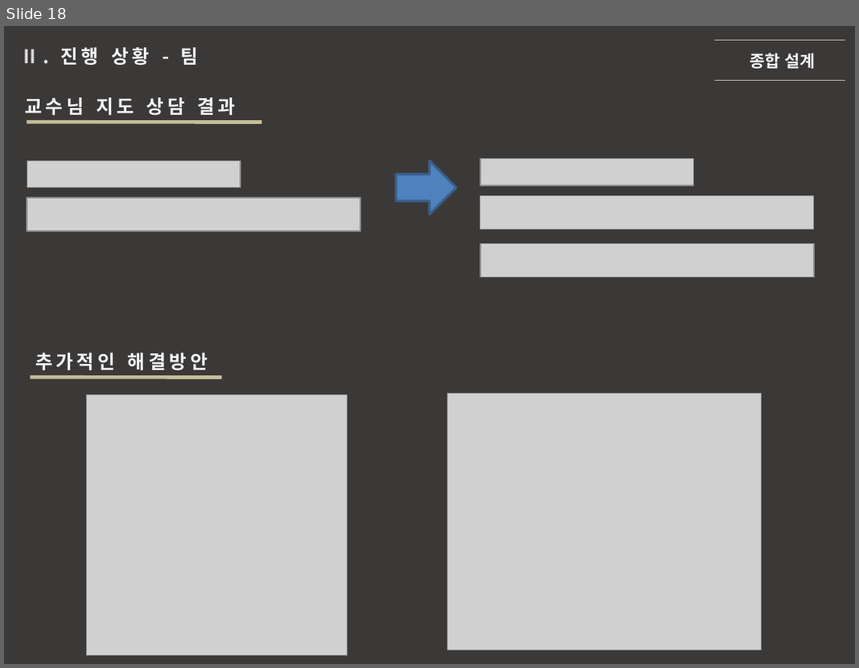
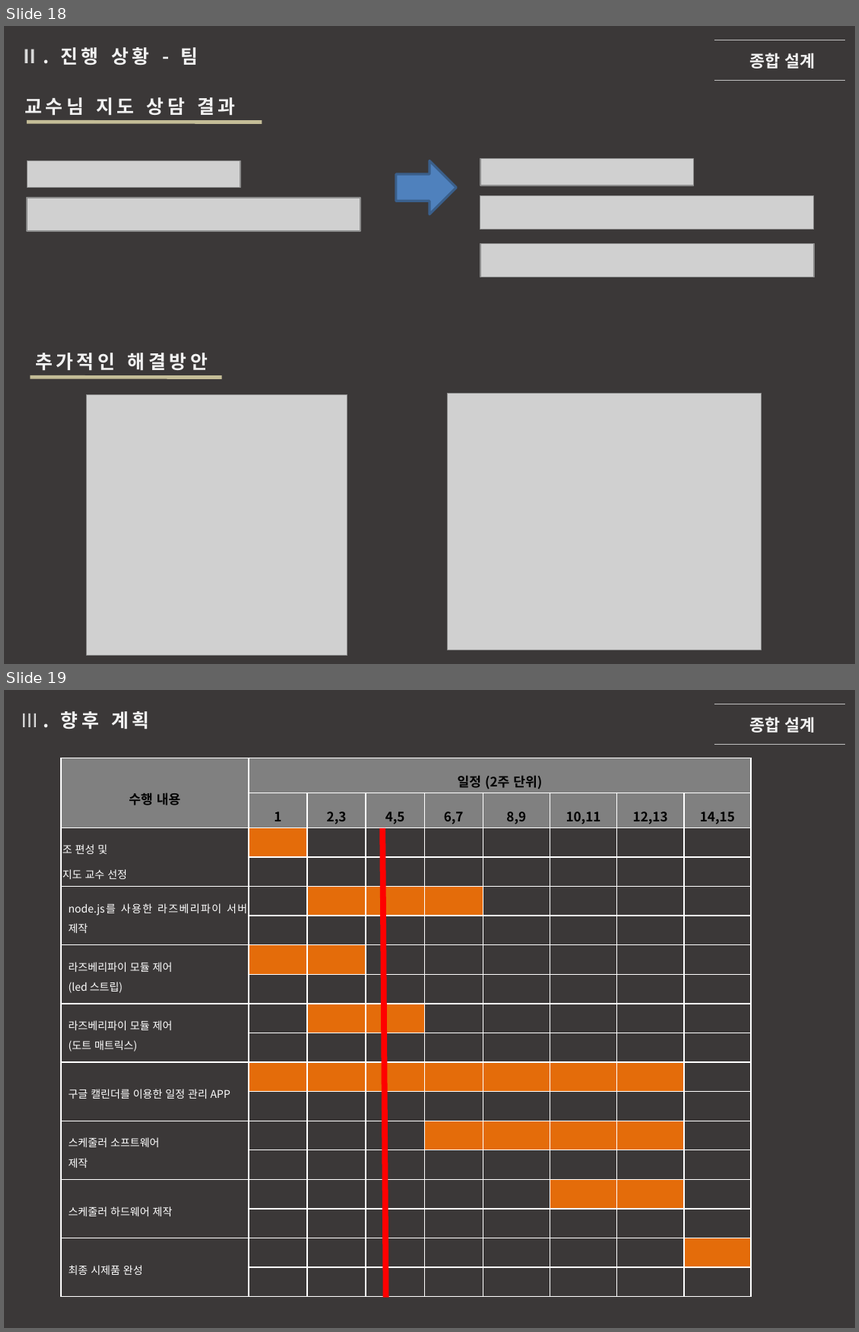
Before and after one commit to SekyuShin/FinalProject_saveFile, a slide deck: weeks_3/190327 종합설계 신세규_초안.pptx. Shown one above the other, each under a label of ours: slide 18 before the commit, slides 18 and 19 after it. The pictures are 859x668 and 859x1332 pixels, drawn with LibreOffice and Linux fonts; fonts in the diff are those of the drawing; grey boxes stand for pictures. Boxes give left, top, right and bottom in pixels: in the first picture for what was removed or moved away, otherwise in the second. Text is boxed around its words. In the diff, an @@ line names an element or a change of style, - is before the commit and + after.

Commit message:
weeks_3 proposal add to plan

```diff
--- a/weeks_3/190327 종합설계 신세규_초안.pptx
+++ b/weeks_3/190327 종합설계 신세규_초안.pptx
@@ slide 19 added at box(4, 690, 855, 1328), background #3B3838 @@
@@ text added at box(21, 711, 149, 729), 16 pt, text #F2F2F2, bold @@
+Ⅲ. 향후 계획
@@ line added from (715, 704) to (845, 704), #BFBFBF 0.75 pt @@
@@ text added at box(750, 717, 815, 733), 14 pt, text #F2F2F2, bold @@
+종합 설계
@@ line added from (715, 745) to (845, 745), #BFBFBF 0.75 pt @@
@@ table added at box(61, 758, 753, 1298), 18 rows, 9 columns @@
+수행 내용 | 일정 (2주 단위) |  |  |  |  |  |  | 
+ | 1 | 2,3 | 4,5 | 6,7 | 8,9 | 10,11 | 12,13 | 14,15
+조 편성 및 / 지도 교수 선정 |  |  |  |  |  |  |  | 
+ |  |  |  |  |  |  |  | 
+node.js를 사용한 라즈베리파이 서버 제작 |  |  |  |  |  |  |  | 
+ |  |  |  |  |  |  |  | 
+라즈베리파이 모듈 제어 / (led 스트립) |  |  |  |  |  |  |  | 
+ |  |  |  |  |  |  |  | 
+라즈베리파이 모듈 제어 / (도트 매트릭스) |  |  |  |  |  |  |  | 
+ |  |  |  |  |  |  |  | 
+구글 캘린더를 이용한 일정 관리 APP |  |  |  |  |  |  |  | 
+ |  |  |  |  |  |  |  | 
+스케줄러 소프트웨어 / 제작 |  |  |  |  |  |  |  | 
+ |  |  |  |  |  |  |  | 
+스케줄러 하드웨어 제작 |  |  |  |  |  |  |  | 
+ |  |  |  |  |  |  |  | 
+최종 시제품 완성 |  |  |  |  |  |  |  | 
+ |  |  |  |  |  |  |  | 
@@ line added from (382, 828) to (386, 1298), #FF0000 5 pt @@
```
